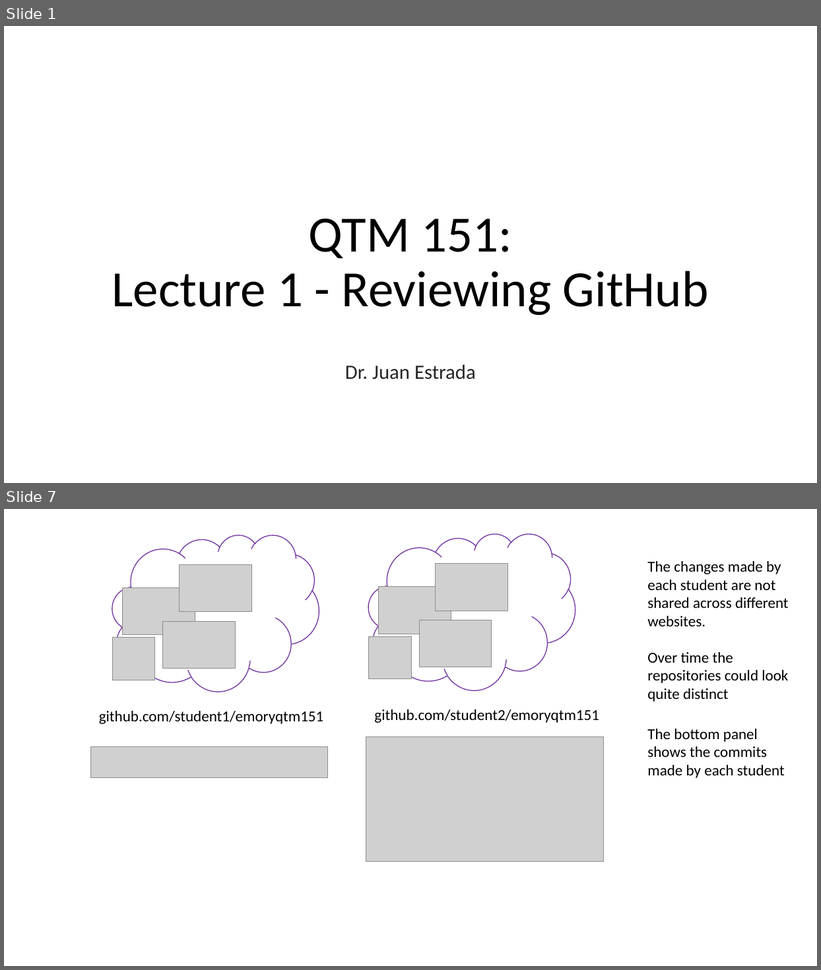
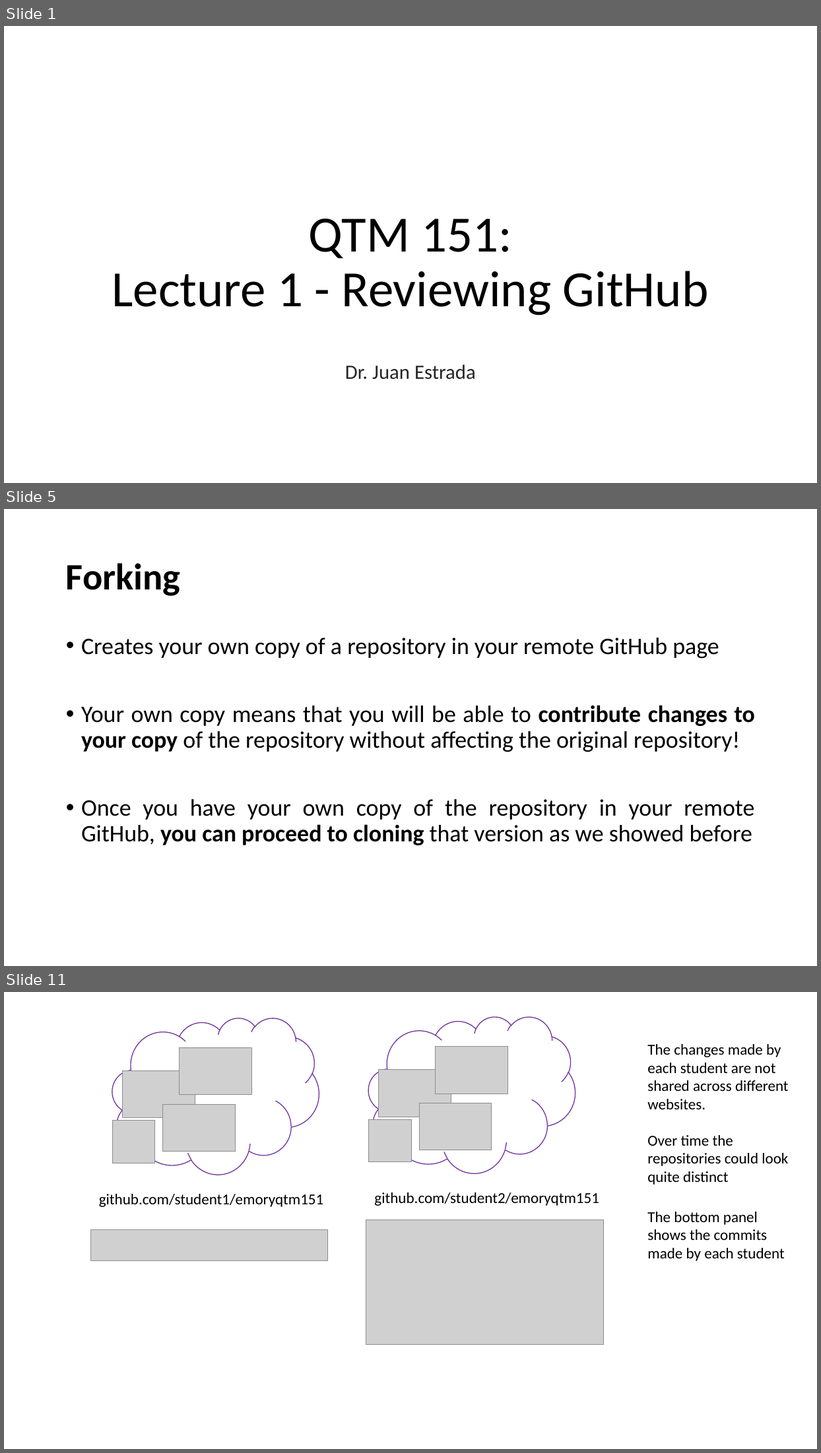
Before and after one commit to yoonpk147/qtm151_fall_2023, a slide deck: lecture_01/Lecture-GithubReview.pptx. Shown one above the other, each under a label of ours: slides 1 and 7 before the commit, slides 1, 5 and 11 after it; the slides between them are not shown. The pictures are 821x970 and 821x1453 pixels, drawn with LibreOffice and Linux fonts; fonts in the diff are those of the drawing; grey boxes stand for pictures; background and template pictures are left out. Boxes give left, top, right and bottom in pixels: in the first picture for what was removed or moved away, otherwise in the second. Text is boxed around its words. In the diff, an @@ line names an element or a change of style, - is before the commit and + after.

```diff
--- a/lecture_01/Lecture-GithubReview.pptx
+++ b/lecture_01/Lecture-GithubReview.pptx
@@ slide 5 added at box(4, 509, 817, 966), background #FFFFFF @@
@@ title added at box(66, 563, 181, 596), 44 pt, text #000000, bold @@
+Forking
@@ text added at box(81, 638, 755, 846), 28 pt, text #000000 @@
+• Creates your own copy of a repository in your remote GitHub page
+• Your own copy means that you will be able to contribute changes to your copy of the repository without affecting the original repository!
+• Once you have your own copy of the repository in your remote GitHub, you can proceed to cloning that version as we showed before
@@ what was slide 7 is now slide 11 @@
```
Also in this commit, not shown: 2 slides changed, 5 other slides added, 2 slides removed.
